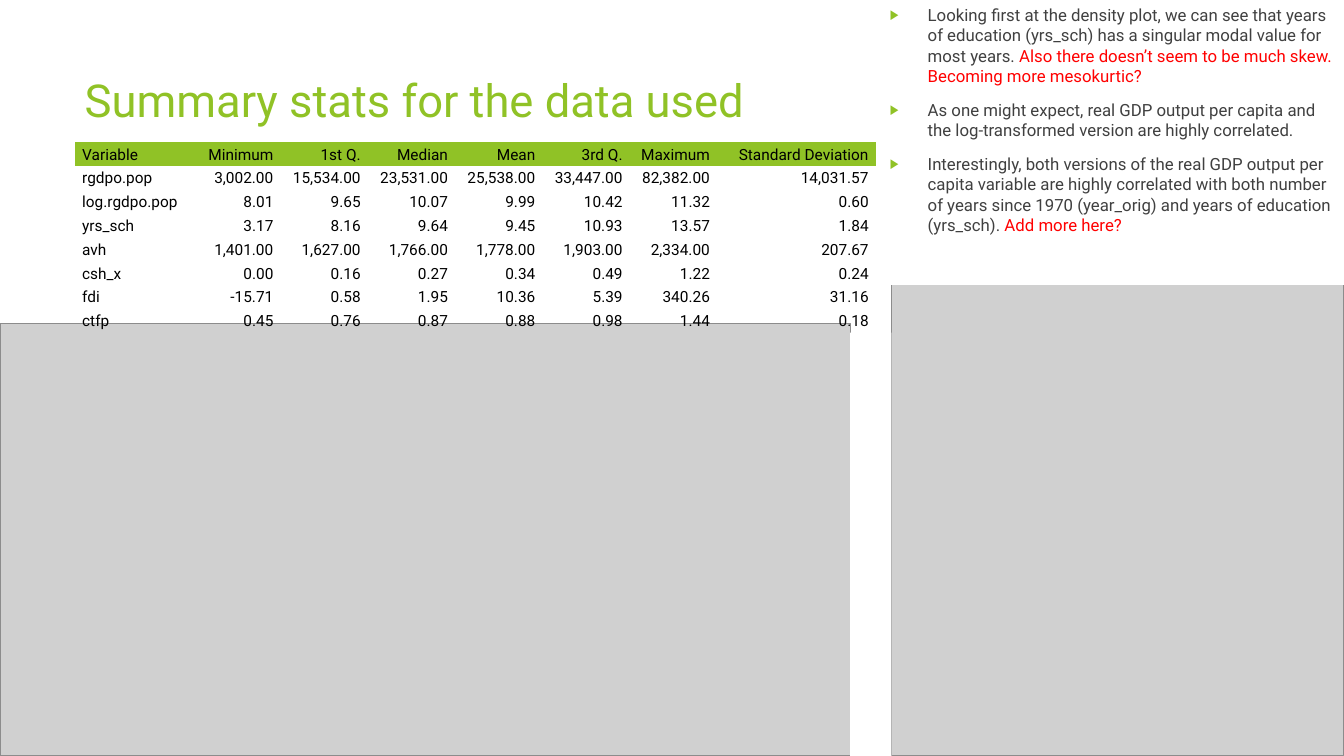
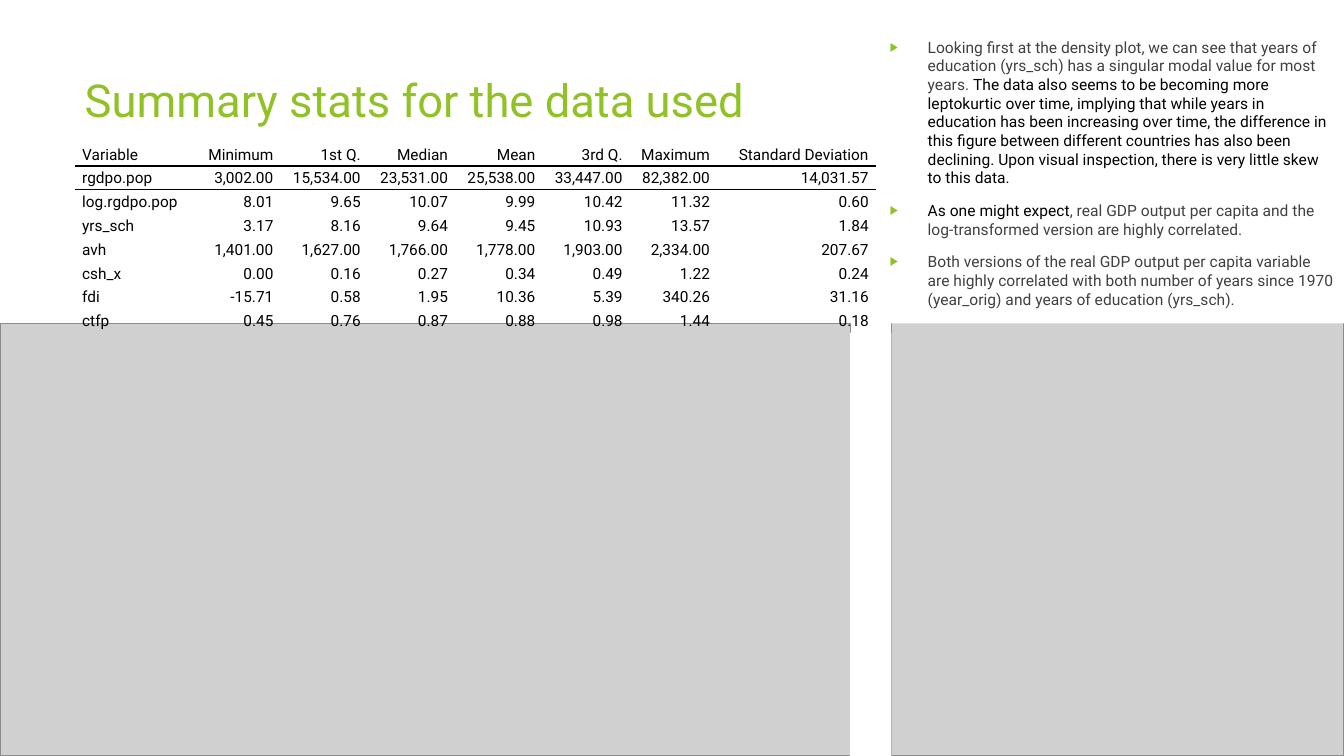
Before and after one commit to jack-n-ocallaghan/ecox-5004-analysis, a slide deck: slide 5 of ECOX5004 Pres 2 Proforma Slides - Jack O'Callaghan.pptx (slide 4 before the commit). Drawn at 1344x756 pixels with LibreOffice and Linux fonts; fonts in the diff are those of the drawing; grey boxes stand for pictures. Boxes give left, top, right and bottom in pixels: in the first picture for what was removed or moved away, otherwise in the second. Text is boxed around its words. In the diff, an @@ line names an element or a change of style, - is before the commit and + after.

```diff
--- a/ECOX5004 Pres 2 Proforma Slides - Jack O'Callaghan.pptx
+++ b/ECOX5004 Pres 2 Proforma Slides - Jack O'Callaghan.pptx
@@ text "Looking first at the density ...": place and size @@
-text "Looking first at the density ..." at <box>880,0,1344,285</box>
+text "Looking first at the density ..." at <box>880,0,1344,324</box>
@@ text at <box>928,41,1326,183</box>: text changed; size 12 to 11.1 pt; text colour #404040 to #000000 @@
-▶ Looking first at the density plot, we can see that years of education (yrs_sch) has a singular modal value for most years. Also there doesn’t seem to be much skew. Becoming more mesokurtic?
+▶ Looking first at the density plot, we can see that years of education (yrs_sch) has a singular modal value for most years. The data also seems to be becoming more leptokurtic over time, implying that while years in education has been increasing over time, the difference in this figure between different countries has also been declining. Upon visual inspection, there is very little skew to this data.
@@ table at <box>75,142,878,335</box> @@
@@ fill #90C226 to none in row 1 @@
@@ borders changed @@
@@ text at <box>928,204,1314,239</box>: size 12 to 11.1 pt in "As one might expect, real GDP output ..."; text colour #404040 to #000000 in "As one might expect," @@
@@ text at <box>928,255,1333,309</box>: text changed; size 12 to 11.1 pt @@
-▶ Interestingly, both versions of the real GDP output per capita variable are highly correlated with both number of years since 1970 (year_orig) and years of education (yrs_sch). Add more here?
+▶ Both versions of the real GDP output per capita variable are highly correlated with both number of years since 1970 (year_orig) and years of education (yrs_sch).
```
Also in this commit, not shown: 3 other slides changed, 4 slides added, 3 slides removed, 3 other files.
